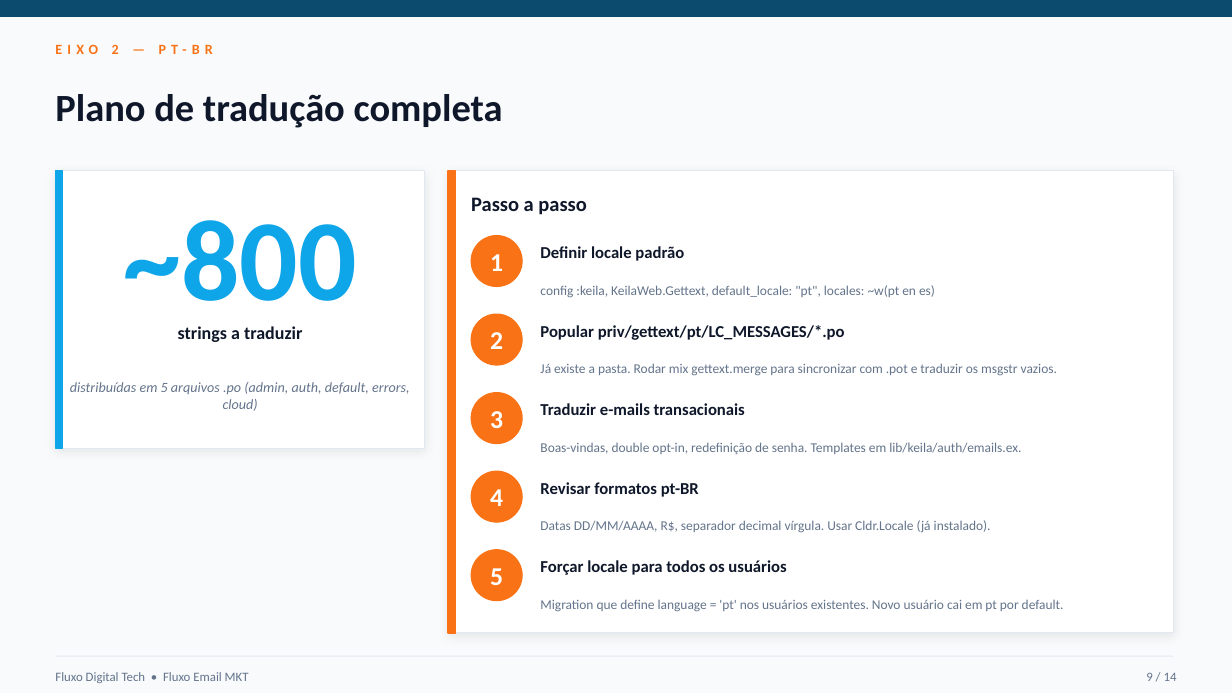
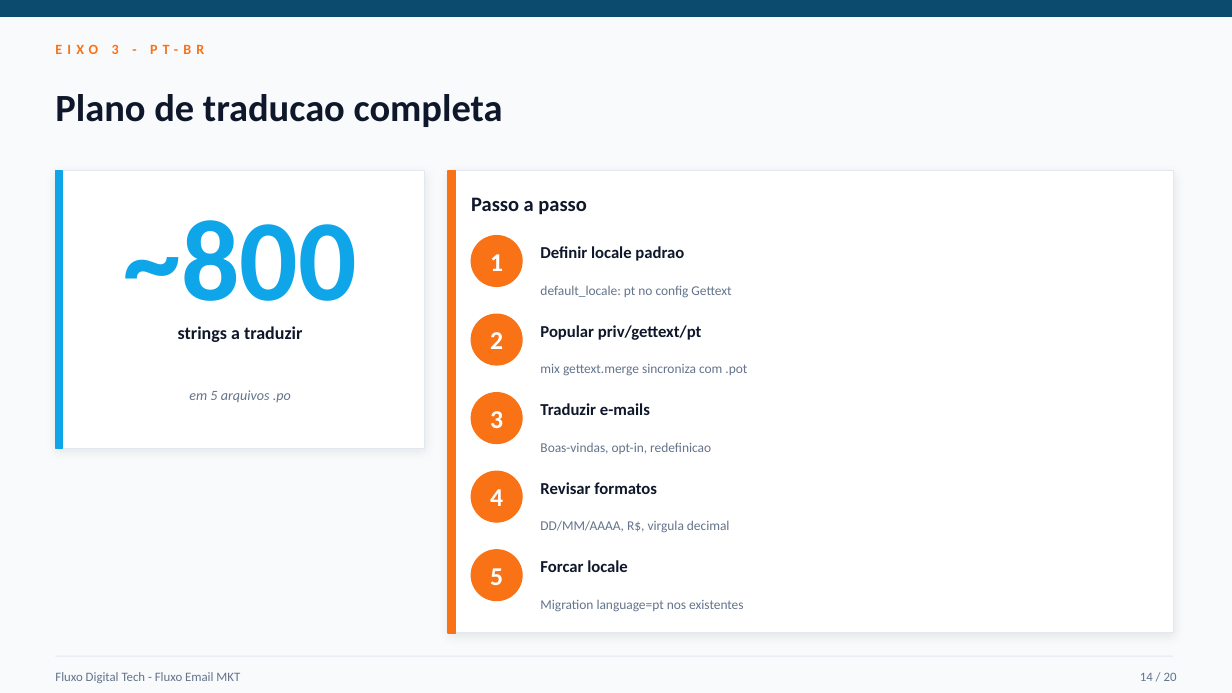
Before and after one commit to cleitonSam/email, a slide deck: slide 14 of fluxo-cadencia-automatica.pptx (slide 9 before the commit). Drawn at 1232x693 pixels with LibreOffice and Linux fonts; fonts in the diff are those of the drawing. Boxes give left, top, right and bottom in pixels: in the first picture for what was removed or moved away, otherwise in the second. Text is boxed around its words. In the diff, an @@ line names an element or a change of style, - is before the commit and + after.

```diff
--- a/fluxo-cadencia-automatica.pptx
+++ b/fluxo-cadencia-automatica.pptx
@@ text at <box>55,44,204,54</box>: text changed @@
-EIXO 2 — PT-BR
+EIXO 3 - PT-BR
@@ text at <box>55,94,503,127</box>: text changed @@
-Plano de tradução completa
+Plano de traducao completa
@@ text at <box>540,246,684,261</box>: text changed @@
-Definir locale padrão
+Definir locale padrao
@@ text at <box>540,285,731,297</box>: text changed @@
-config :keila, KeilaWeb.Gettext, default_locale: "pt", locales: ~w(pt en es)
+default_locale: pt no config Gettext
@@ text at <box>540,325,702,340</box>: text changed @@
-Popular priv/gettext/pt/LC_MESSAGES/*.po
+Popular priv/gettext/pt
@@ text at <box>540,364,747,375</box>: text changed @@
-Já existe a pasta. Rodar mix gettext.merge para sincronizar com .pot e traduzir os msgstr vazios.
+mix gettext.merge sincroniza com .pot
@@ text at <box>189,390,291,402</box>: text changed @@
-distribuídas em 5 arquivos .po (admin, auth, default, errors, cloud)
+em 5 arquivos .po
@@ text at <box>540,403,650,415</box>: text changed @@
-Traduzir e-mails transacionais
+Traduzir e-mails
@@ text at <box>540,442,711,454</box>: text changed @@
-Boas-vindas, double opt-in, redefinição de senha. Templates em lib/keila/auth/emails.ex.
+Boas-vindas, opt-in, redefinicao
@@ text at <box>540,482,657,494</box>: text changed @@
-Revisar formatos pt-BR
+Revisar formatos
@@ text at <box>540,520,730,532</box>: text changed @@
-Datas DD/MM/AAAA, R$, separador decimal vírgula. Usar Cldr.Locale (já instalado).
+DD/MM/AAAA, R$, virgula decimal
@@ text at <box>540,560,628,572</box>: text changed @@
-Forçar locale para todos os usuários
+Forcar locale
@@ text at <box>540,600,744,612</box>: text changed @@
-Migration que define language = 'pt' nos usuários existentes. Novo usuário cai em pt por default.
+Migration language=pt nos existentes
@@ text at <box>55,672,240,683</box>: text changed @@
-Fluxo Digital Tech • Fluxo Email MKT
+Fluxo Digital Tech - Fluxo Email MKT
@@ text at <box>1140,673,1177,681</box>: text changed @@
-9 / 14
+14 / 20
```
Also in this commit, not shown: 8 other slides changed, 11 slides added, 5 slides removed.
